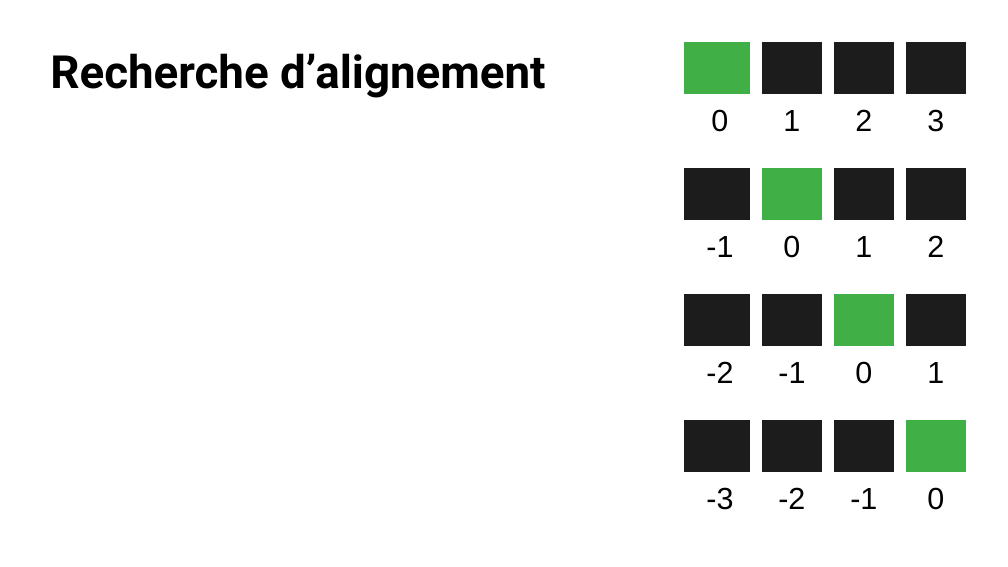
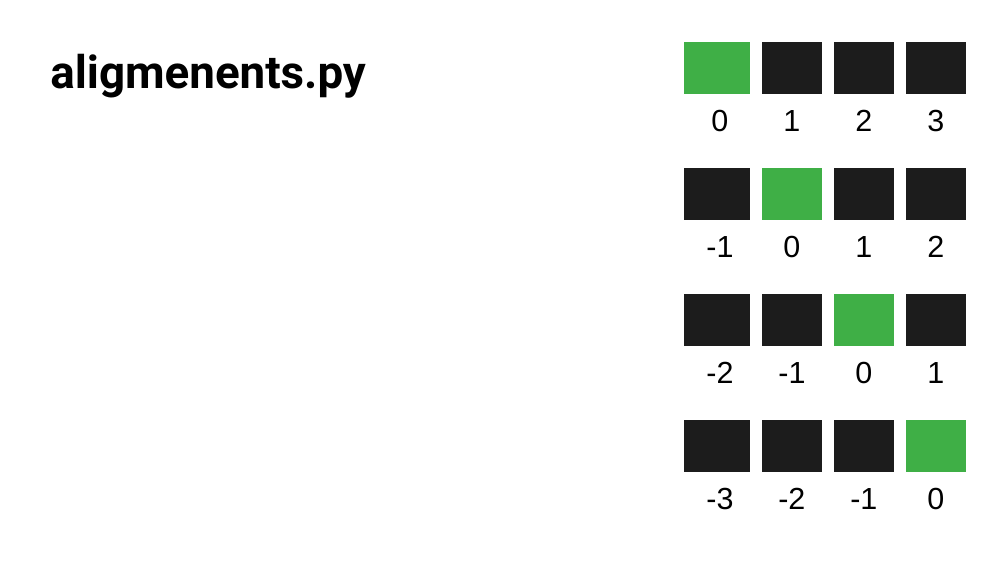
Before and after one commit to 5cover/Puissance-4, a slide deck: slide 10 of diapo.odp (slide 8 before the commit). Drawn at 1008x567 pixels with LibreOffice and Linux fonts; fonts in the diff are those of the drawing. Boxes give left, top, right and bottom in pixels: in the first picture for what was removed or moved away, otherwise in the second. Text is boxed around its words. In the diff, an @@ line names an element or a change of style, - is before the commit and + after.

```diff
--- a/diapo.odp
+++ b/diapo.odp
@@ title at [50,53,366,98]: text changed @@
-Recherche d’alignement
+aligmenents.py
```
Also in this commit, not shown: 4 slides added, 2 slides removed, 13 other files.
